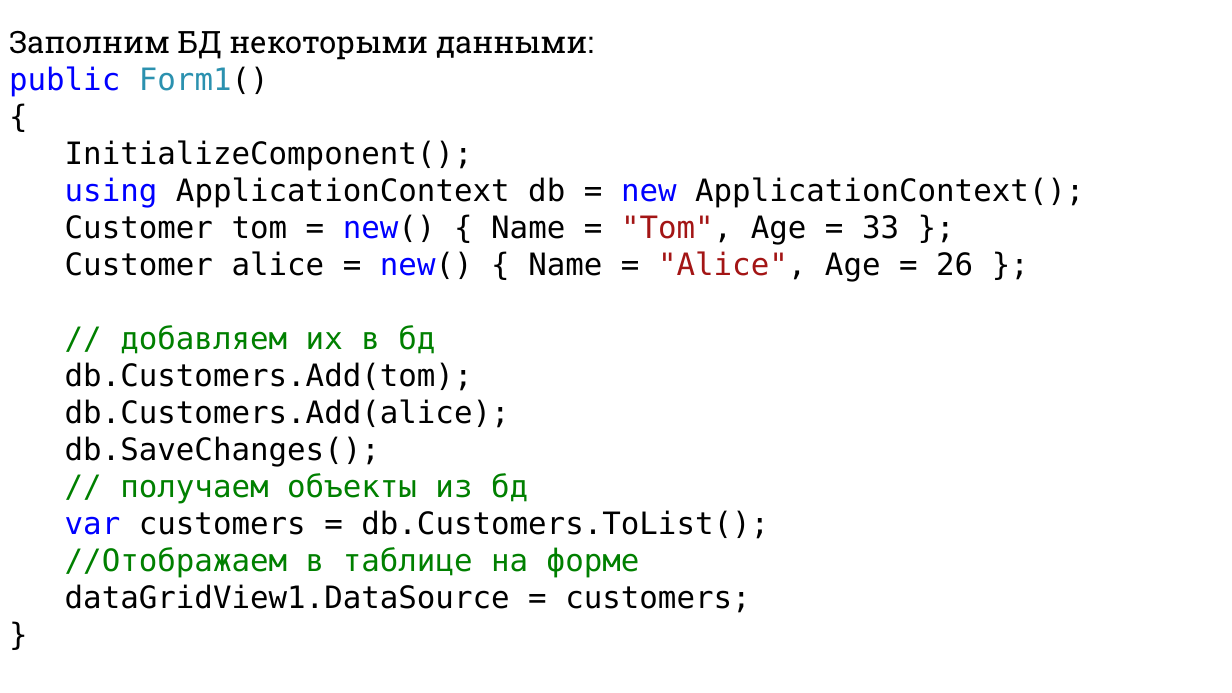
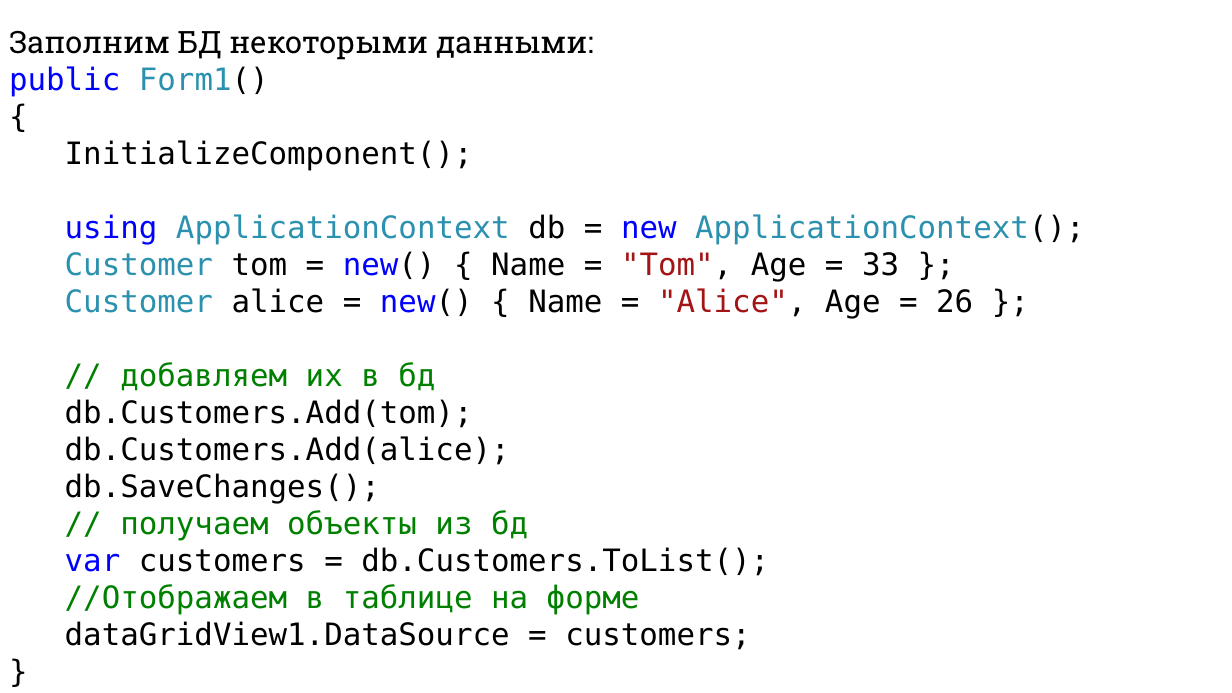
Before and after one commit to DaniilKlyukin/ITiP-3, a slide deck: slide 14 of Лекции/ИТиП 3 лек 8.pptx (slide 12 before the commit). Drawn at 1232x693 pixels with LibreOffice and Linux fonts; fonts in the diff are those of the drawing. Boxes give left, top, right and bottom in pixels: in the first picture for what was removed or moved away, otherwise in the second. Text is boxed around its words. In the diff, an @@ line names an element or a change of style, - is before the commit and + after.

```diff
--- a/Лекции/ИТиП 3 лек 8.pptx
+++ b/Лекции/ИТиП 3 лек 8.pptx
@@ text at [65,214,1084,319]: text colour #000000 to #2B91AF in "ApplicationContext ApplicationContext();", "Customer", "Customer" @@
```
Also in this commit, not shown: 5 other slides changed, 2 slides added, 3 other files.
